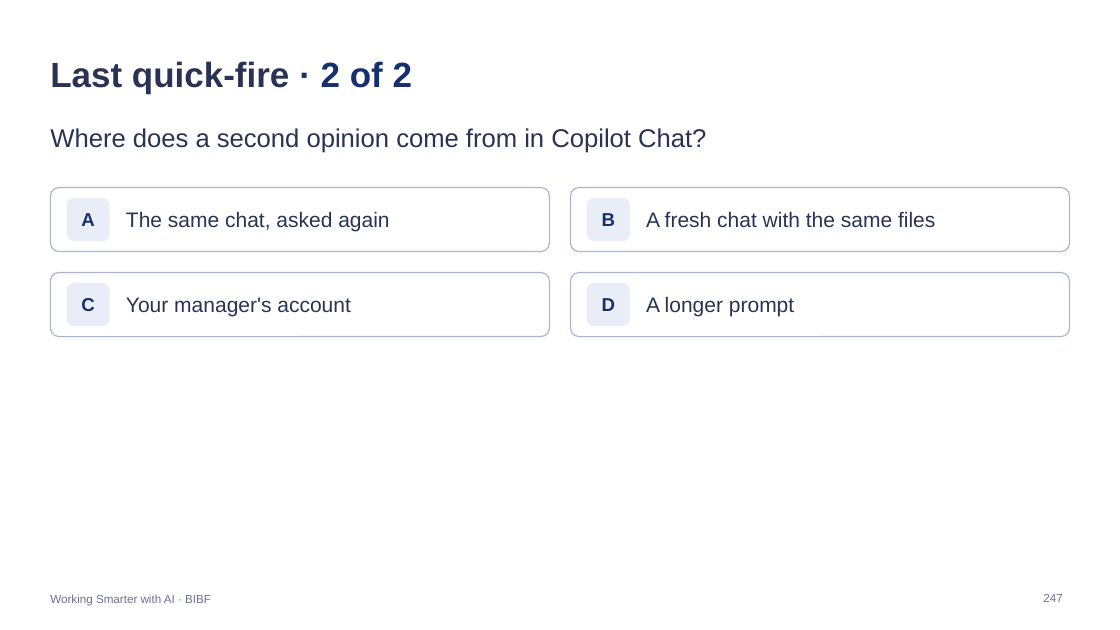
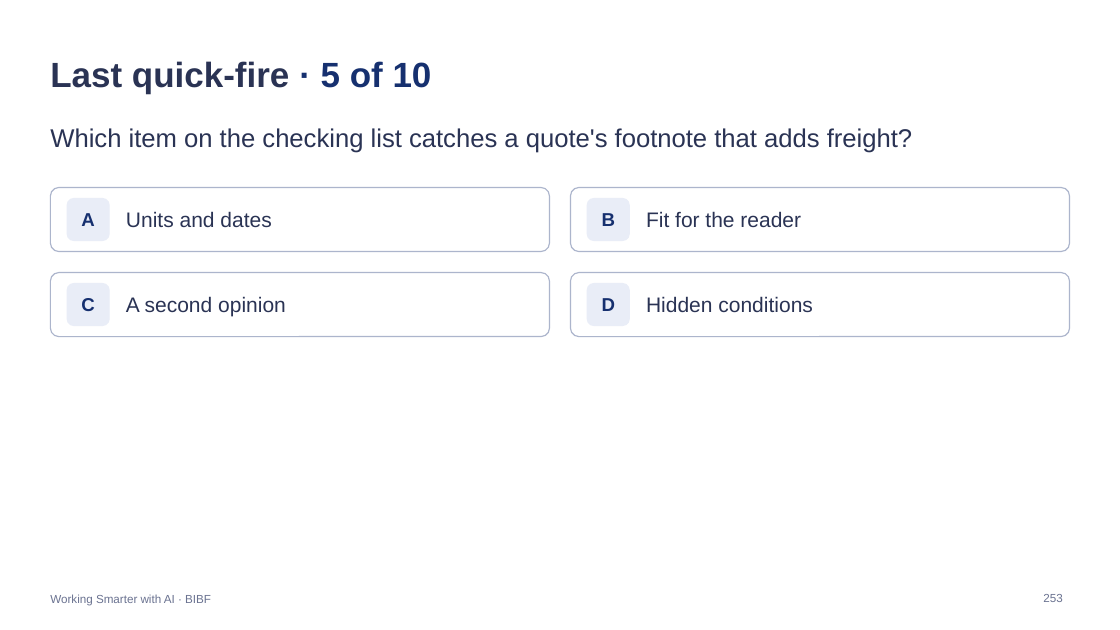
Before and after one commit to Iced377/bibf-arla, a slide deck: slide 253 of outputs/BIBF-Arla-Facilitator.pptx (slide 247 before the commit). Drawn at 1120x630 pixels with LibreOffice and Linux fonts; fonts in the diff are those of the drawing. Boxes give left, top, right and bottom in pixels: in the first picture for what was removed or moved away, otherwise in the second. Text is boxed around its words. In the diff, an @@ line names an element or a change of style, - is before the commit and + after.

```diff
--- a/outputs/BIBF-Arla-Facilitator.pptx
+++ b/outputs/BIBF-Arla-Facilitator.pptx
@@ title at box(50, 61, 432, 93): text changed @@
-Last quick-fire · 2 of 2
+Last quick-fire · 5 of 10
@@ text at box(50, 128, 912, 153): text changed @@
-Where does a second opinion come from in Copilot Chat?
+Which item on the checking list catches a quote's footnote that adds freight?
@@ text at box(126, 211, 271, 227): text changed @@
-The same chat, asked again
+Units and dates
@@ text at box(646, 211, 801, 227): text changed @@
-A fresh chat with the same files
+Fit for the reader
@@ text at box(126, 296, 286, 317): text changed @@
-Your manager's account
+A second opinion
@@ text at box(646, 296, 813, 312): text changed @@
-A longer prompt
+Hidden conditions
@@ page number at box(1043, 594, 1062, 602): text changed @@
-247
+253
```
Also in this commit, not shown: 2 other slides changed, 18 slides added, 2 slides removed, 8 other files.
